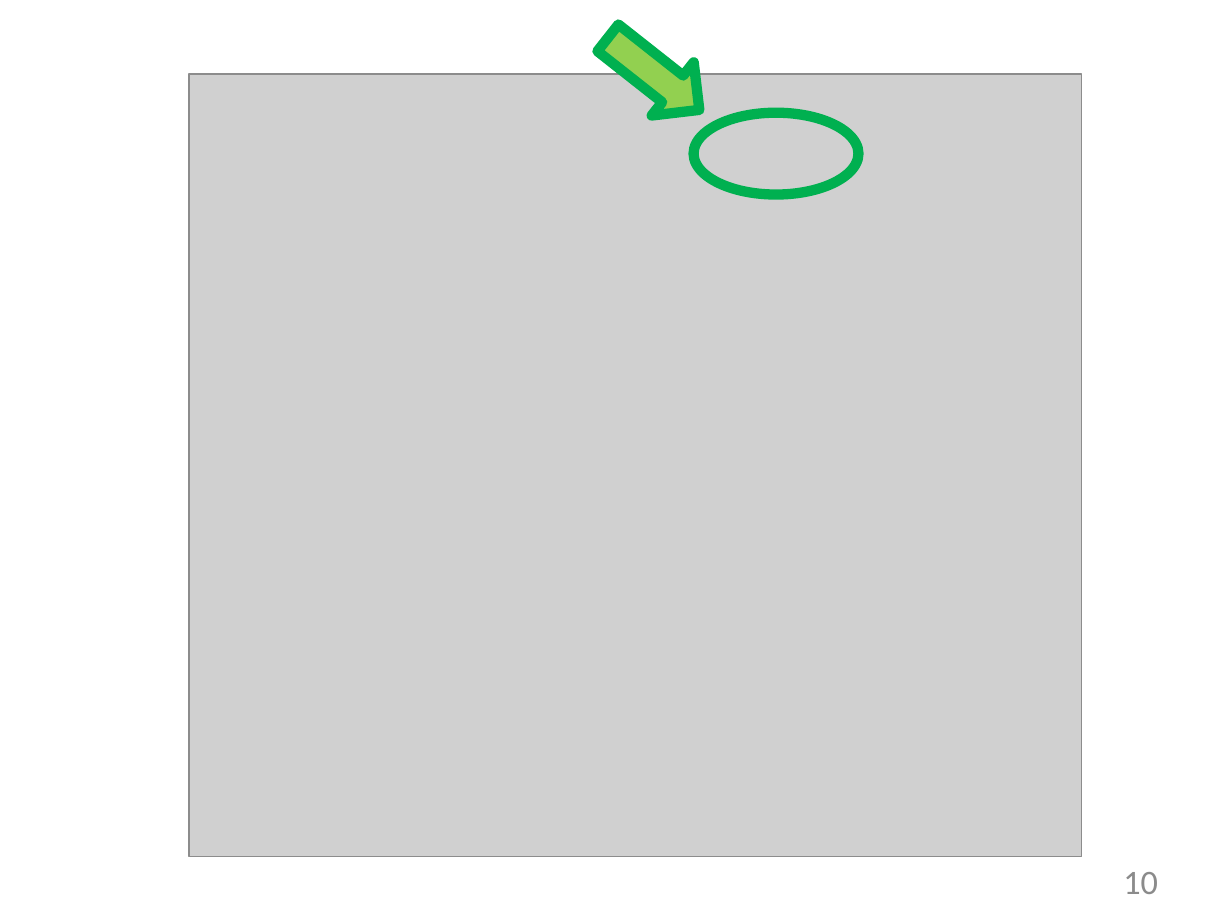
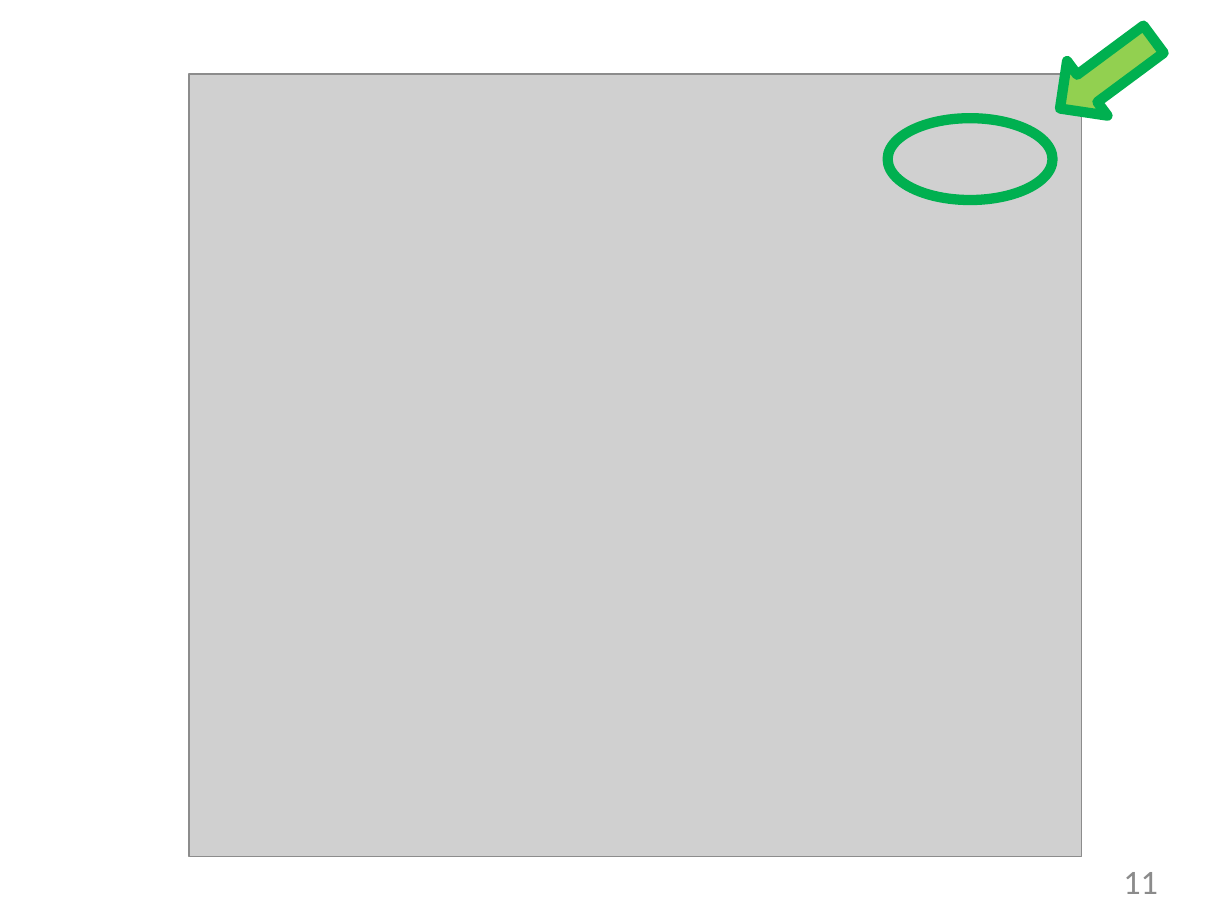
Before and after one commit to cjaneczek-tgm/mat-kopg, a slide deck: slide 11 of PROJEKTUMFELD.pptx (slide 10 before the commit). Drawn at 1232x924 pixels with LibreOffice and Linux fonts; fonts in the diff are those of the drawing; grey boxes stand for pictures. Boxes give left, top, right and bottom in pixels: in the first picture for what was removed or moved away, otherwise in the second. Text is boxed around its words. In the diff, an @@ line names an element or a change of style, - is before the commit and + after.

```diff
--- a/PROJEKTUMFELD.pptx
+++ b/PROJEKTUMFELD.pptx
@@ right arrow at [1040, 12, 1173, 135]: rotation 38 to 143 degrees @@
@@ ellipse: place and size @@
-ellipse at [694, 113, 859, 195]
+ellipse at [887, 118, 1052, 200]
@@ page number at [1123, 872, 1158, 894]: text changed @@
-10
+11
```
Also in this commit, not shown: 9 other slides changed, 5 slides added, 1 slide removed, 2 other files.
